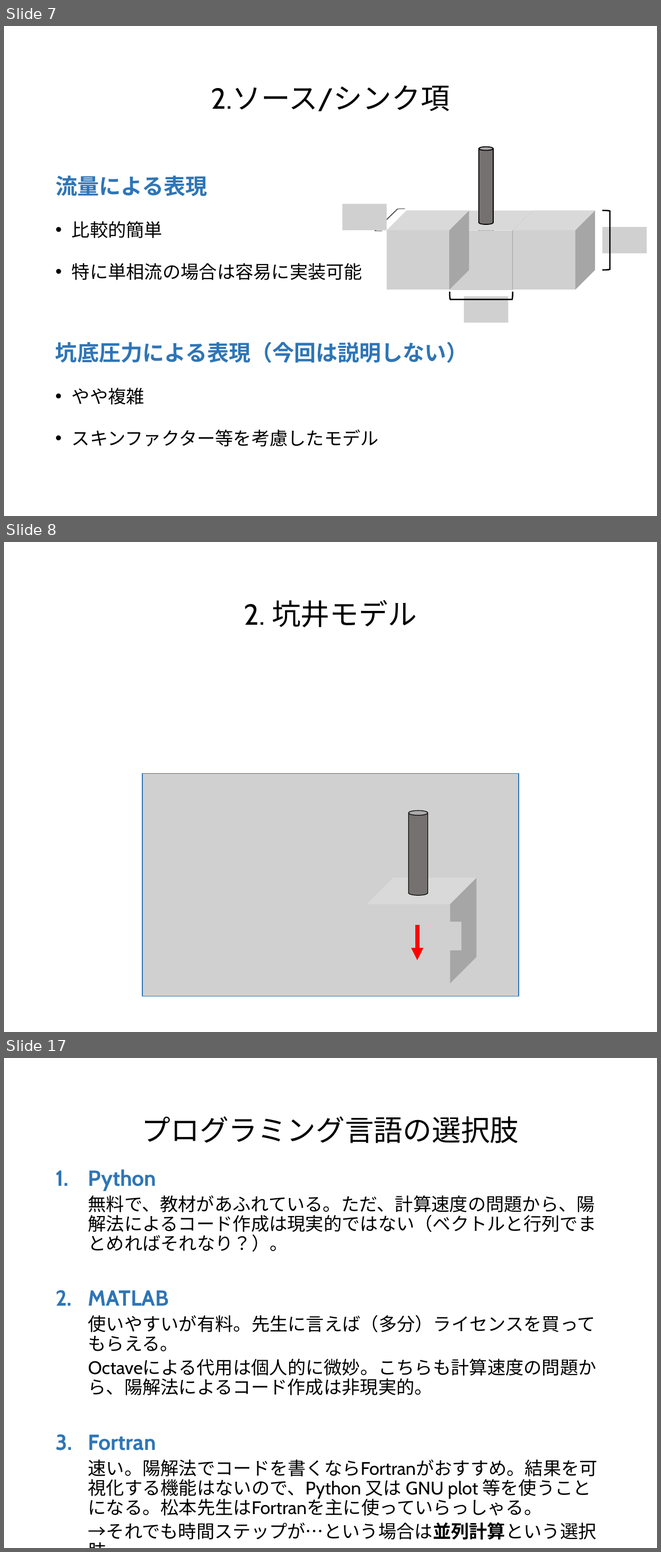
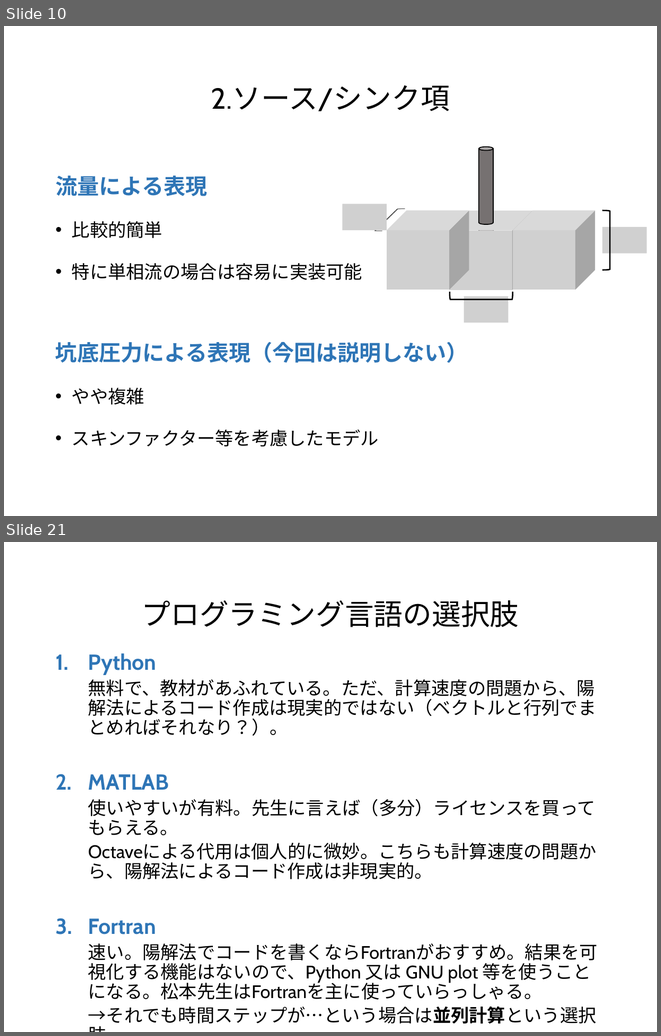
Before and after one commit to te288/intro_to_NA2022, a slide deck: pptx/04_1次元拡散方程式（陰解法）.pptx. Shown one above the other, each under a label of ours: slides 7, 8 and 17 before the commit, slides 10 and 21 after it; the slides between them are not shown. The pictures are 661x1552 and 661x1036 pixels, drawn with LibreOffice and Linux fonts; fonts in the diff are those of the drawing; grey boxes stand for pictures. Boxes give left, top, right and bottom in pixels: in the first picture for what was removed or moved away, otherwise in the second. Text is boxed around its words. In the diff, an @@ line names an element or a change of style, - is before the commit and + after.

```diff
--- a/pptx/04_1次元拡散方程式（陰解法）.pptx
+++ b/pptx/04_1次元拡散方程式（陰解法）.pptx
@@ slide 8 removed at [4, 542, 657, 1032], background #FFFFFF @@
@@ title removed at [244, 600, 417, 627] @@
-2. 坑井モデル
@@ picture removed at [142, 773, 519, 996] @@
@@ group removed at [367, 810, 476, 983]: 2 cylinders, 2 pictures, 1 arrow @@
@@ what was slide 7 is now slide 10 @@
@@ what was slide 17 is now slide 21 @@
```
Also in this commit, not shown: 11 slides changed, 5 slides added, 8 other files.
